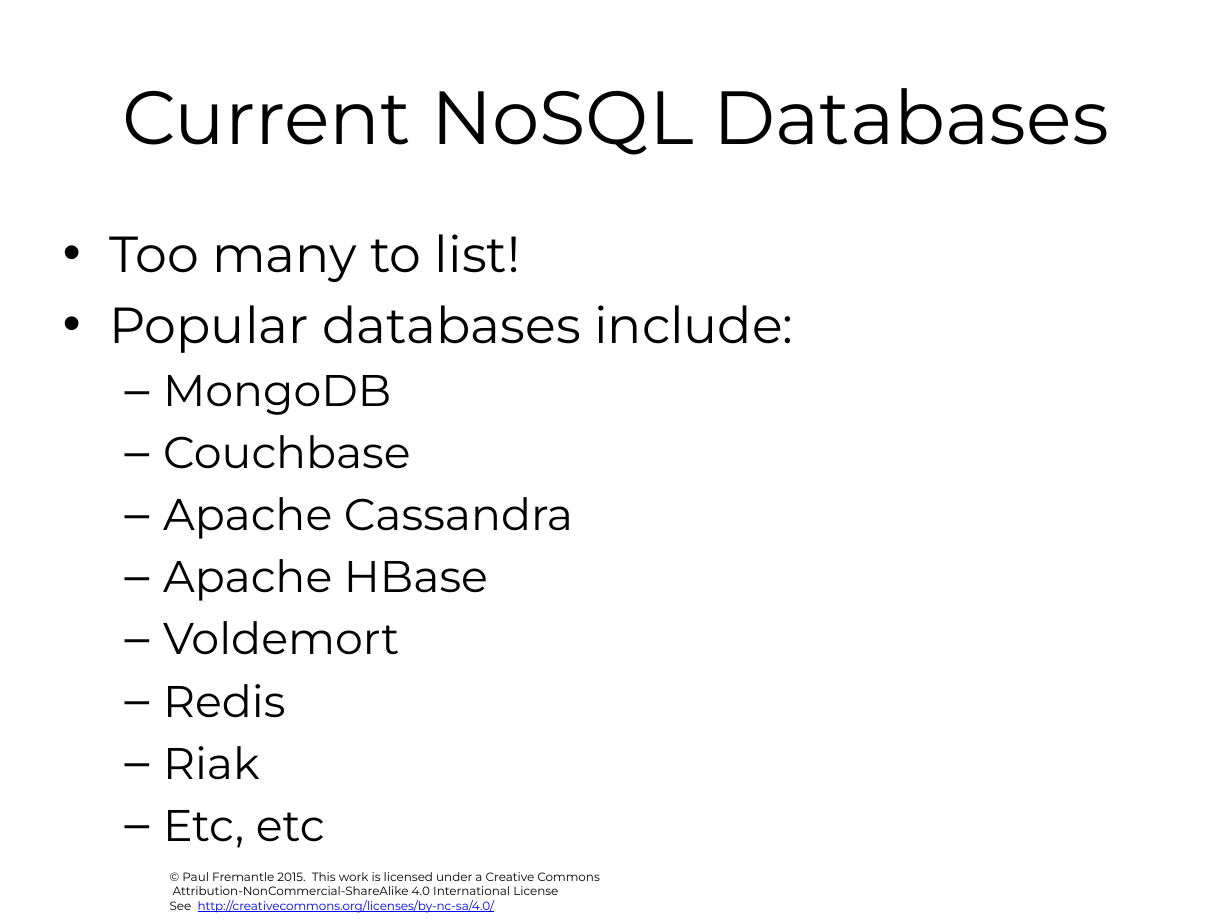
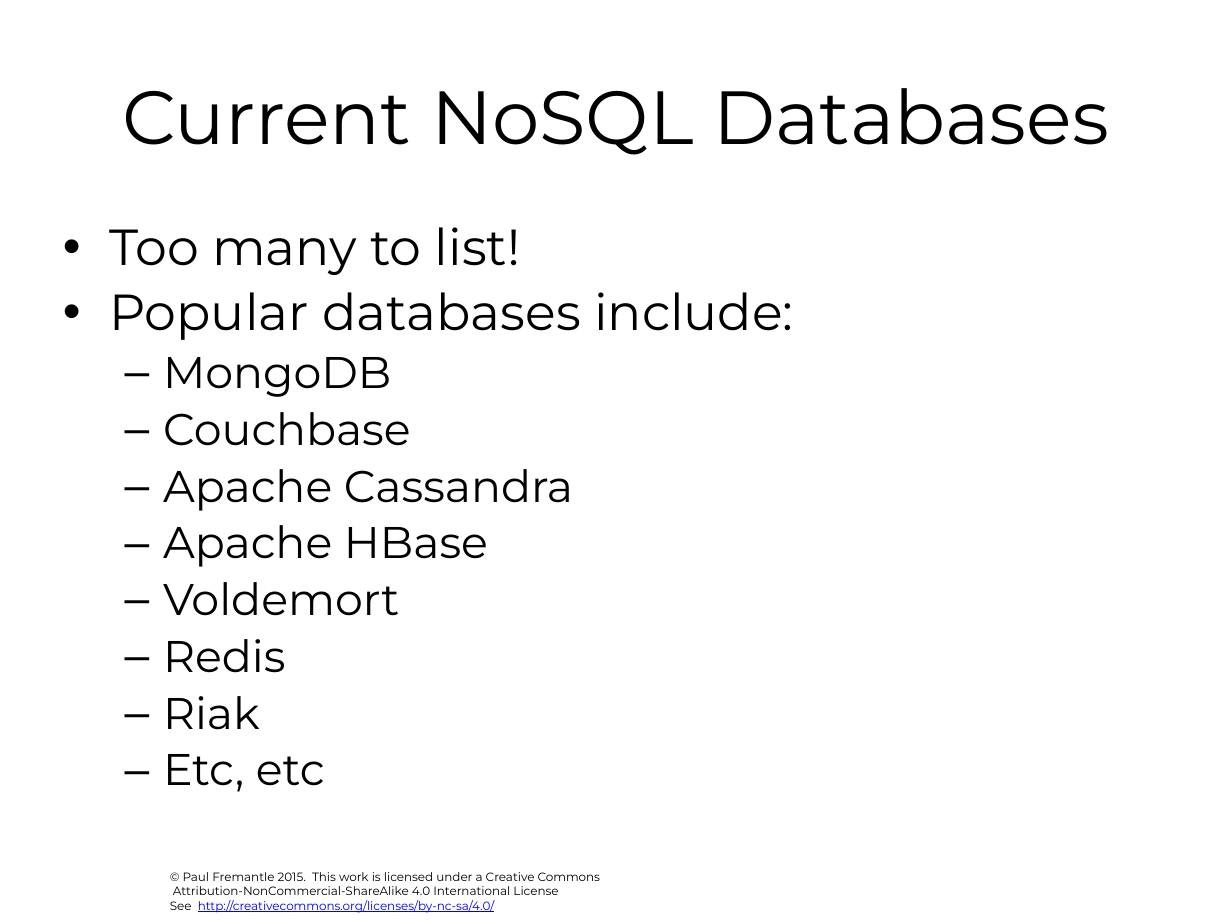
Before and after one commit to pzfreo/ox-clo, a slide deck: slide 12 of pres-source/09-NoSQL-databases.pptx. Drawn at 1232x924 pixels with LibreOffice and Linux fonts; fonts in the diff are those of the drawing; background and template pictures are left out. Boxes give left, top, right and bottom in pixels: in the first picture for what was removed or moved away, otherwise in the second. Text is boxed around its words. In the diff, an @@ line names an element or a change of style, - is before the commit and + after.

```diff
--- a/pres-source/09-NoSQL-databases.pptx
+++ b/pres-source/09-NoSQL-databases.pptx
@@ text "Too many to list!" at [109, 227, 793, 792]: line spacing 1 to 0.9; less space between paragraphs @@
```
Also in this commit, not shown: 11 other slides changed, 3 slides added, 45 other files.
